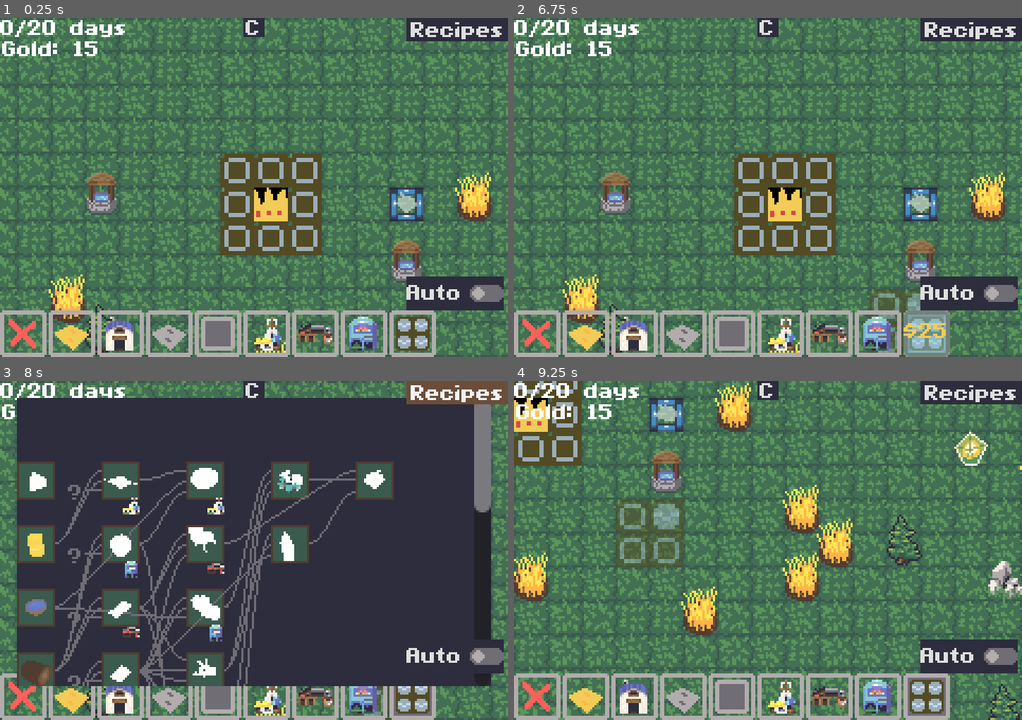
Above: before the commit, frames 1-4 (two rows, left to right).
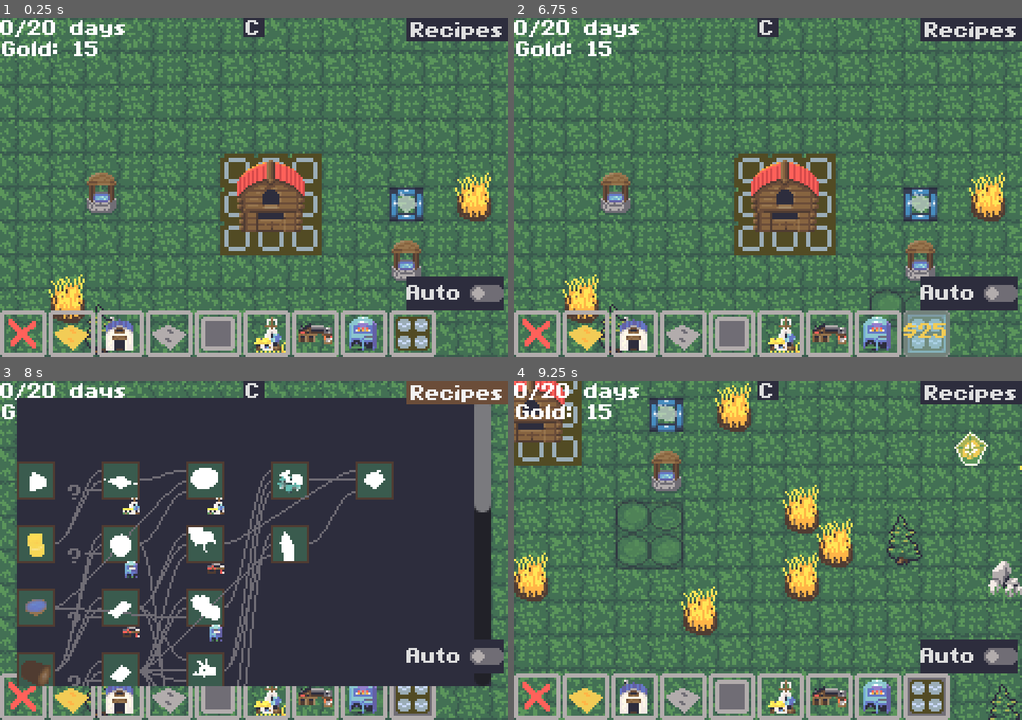
Above: after the commit, the same moments.

Repository: comfy-gamedev/ludum-dare-60
Game: Godot game, scene res://scenes/main/main.tscn
The game is run twice, just before and just after one commit, with the same random seed, the same clock (stepped at 60 frames per second) and the same inputs. The engine's default icon, where the game draws it, is replaced by a stand-in: a white triangle on a blue panel in a dark square.
Inputs (mouse positions are in pixels of both pictures, inside the frame that each line leads up to):
- Up to frame 1 (0.25 s): no input
- Up to frame 2 (6.75 s): click (539, 333) at 0.52 s; click (585, 333) at 1.27 s; click (635, 333) at 2.02 s; click (681, 333) at 2.77 s; click (732, 333) at 3.52 s; click (778, 333) at 4.27 s; click (828, 333) at 5.02 s; click (879, 333) at 5.77 s; click (925, 333) at 6.52 s
- Up to frame 3 (8 s): click "Recipes" at 7.25 s
- Up to frame 4 (9.25 s): move the mouse to (549, 479) at 8.02 s; hold D (pan_right) 8.03-8.78 s; hold Space (recenter) 8.03-8.78 s; click (549, 479) at 8.17 s; move the mouse to (549, 543) at 8.77 s; hold S (pan_down) from 8.78 s (still down); tap Tab (toggle_compendium) at 8.85 s; click (549, 543) at 8.92 s

The runs differ from the first frame. In frame 1, 2.3% of the frame differs, in the area x 46-60%, y 41-64%; in frame 2, 2.8%, in the area x 46-80%, y 41-99%; in frame 3, less than 0.1%; in frame 4, 2.6%.

Commit message:
Update factory.

Diff:
--- a/entities/buildings/factory/factory.gd
+++ b/entities/buildings/factory/factory.gd
@@ -7,7 +7,7 @@
 
 var items: Array[ItemInstance] = [null, null, null, null]
 
-@onready var sprites: Array[Sprite2D] = [
+@onready var sprites: Array[AnimatedSprite2D] = [
 	$SlotSprite0,
 	$SlotSprite1,
 	$SlotSprite2,
@@ -74,6 +74,12 @@
 	items[part] = item_inst
 
 	if items[0] and items[1] and items[2]:
+		for s in 3:
+			var spr = sprites[s]
+			spr.play("craft")
+		while sprites.front().is_playing():
+			await sprites.front().animation_finished
+		sprites.back().play("output")
 		items[3] = Cookbook.cook(Recipe.Workshop.FACTORY, [items[0], items[1], items[2]])
 		for i in 3:
 			if items[i].sprite:
@@ -107,9 +113,6 @@
 		for part in 4:
 			Main.current.building_add_part(self, _part_to_pos(part), part)
 
-	var has_result = items[3] != null
 	for part in 4:
-		var spr = sprites[posmod(part + grid_rot, 4)]
-		spr.frame = SLOT_OPEN if part < 3 and not has_result or part == 3 and has_result else SLOT_CLOSED
 		if items[part]:
 			items[part].require_sprite().position = Vector2(_part_to_pos(part)) * GridMetric.GRID_PX
--- a/entities/buildings/factory/factory.tscn
+++ b/entities/buildings/factory/factory.tscn
@@ -1,37 +1,42 @@
 [gd_scene format=3 uid="uid://qwy22yet3em5"]
 
 [ext_resource type="Script" uid="uid://deyns8y8x6uq3" path="res://entities/buildings/factory/factory.gd" id="1_838ka"]
-[ext_resource type="Texture2D" uid="uid://d082pk6q21lbm" path="res://entities/buildings/factory/factory.png" id="1_s3d1n"]
+[ext_resource type="SpriteFrames" uid="uid://d38csxte7sa77" path="res://entities/buildings/factory/input_slot_frames.tres" id="2_4c0lw"]
+[ext_resource type="Texture2D" uid="uid://datpgllnr7dxb" path="res://entities/buildings/factory/background.png" id="2_5dai4"]
+[ext_resource type="SpriteFrames" uid="uid://dary2jxuhhswh" path="res://entities/buildings/factory/output_slot_frames.tres" id="4_5dai4"]
 
 [node name="Factory" type="Node2D" unique_id=29687319]
 script = ExtResource("1_838ka")
 type_name = "Factory"
 
-[node name="SlotSprite0" type="Sprite2D" parent="." unique_id=454115154]
-position = Vector2(8, 8)
-scale = Vector2(2, 2)
-texture = ExtResource("1_s3d1n")
-hframes = 4
-vframes = 2
+[node name="BackgroundSprite2D" type="Sprite2D" parent="." unique_id=128320248]
+position = Vector2(0, -15)
+texture = ExtResource("2_5dai4")
+offset = Vector2(0, 16)
 
-[node name="SlotSprite1" type="Sprite2D" parent="." unique_id=835922612]
-position = Vector2(-8, 8)
-scale = Vector2(2, 2)
-texture = ExtResource("1_s3d1n")
-hframes = 4
-vframes = 2
+[node name="SlotSprite0" type="AnimatedSprite2D" parent="." unique_id=686979154]
+position = Vector2(8, 15)
+sprite_frames = ExtResource("2_4c0lw")
+autoplay = "default"
+offset = Vector2(0, -13)
 
-[node name="SlotSprite2" type="Sprite2D" parent="." unique_id=1929405179]
-position = Vector2(-8, -8)
-scale = Vector2(2, 2)
-texture = ExtResource("1_s3d1n")
-hframes = 4
-vframes = 2
+[node name="SlotSprite1" type="AnimatedSprite2D" parent="." unique_id=1985443160]
+position = Vector2(-8, 15)
+sprite_frames = ExtResource("2_4c0lw")
+autoplay = "default"
+offset = Vector2(0, -13)
 
-[node name="SlotSprite3" type="Sprite2D" parent="." unique_id=1534128979]
-position = Vector2(8, -8)
-scale = Vector2(2, 2)
-texture = ExtResource("1_s3d1n")
-hframes = 4
-vframes = 2
-frame = 2
+[node name="SlotSprite2" type="AnimatedSprite2D" parent="." unique_id=1538552590]
+position = Vector2(-8, -1)
+sprite_frames = ExtResource("2_4c0lw")
+autoplay = "default"
+offset = Vector2(0, -13)
+
+[node name="SlotSprite3" type="AnimatedSprite2D" parent="." unique_id=217491624]
+position = Vector2(8, -14)
+sprite_frames = ExtResource("4_5dai4")
+animation = &"output"
+autoplay = "default"
+frame = 16
+frame_progress = 1.0
+offset = Vector2(0, 6.5)
--- /dev/null
+++ b/entities/buildings/factory/input_slot_frames.tres
@@ -0,0 +1,92 @@
+[gd_resource type="SpriteFrames" format=3 uid="uid://d38csxte7sa77"]
+
+[ext_resource type="Texture2D" uid="uid://dofq364u17tsl" path="res://entities/buildings/factory/input_pillar.png" id="1_6qg04"]
+
+[sub_resource type="AtlasTexture" id="AtlasTexture_y8vao"]
+atlas = ExtResource("1_6qg04")
+region = Rect2(0, 0, 16, 28)
+
+[sub_resource type="AtlasTexture" id="AtlasTexture_d4wjn"]
+atlas = ExtResource("1_6qg04")
+region = Rect2(16, 0, 16, 28)
+
+[sub_resource type="AtlasTexture" id="AtlasTexture_h1ata"]
+atlas = ExtResource("1_6qg04")
+region = Rect2(32, 0, 16, 28)
+
+[sub_resource type="AtlasTexture" id="AtlasTexture_7qklp"]
+atlas = ExtResource("1_6qg04")
+region = Rect2(48, 0, 16, 28)
+
+[sub_resource type="AtlasTexture" id="AtlasTexture_boxe6"]
+atlas = ExtResource("1_6qg04")
+region = Rect2(64, 0, 16, 28)
+
+[sub_resource type="AtlasTexture" id="AtlasTexture_picbm"]
+atlas = ExtResource("1_6qg04")
+region = Rect2(80, 0, 16, 28)
+
+[sub_resource type="AtlasTexture" id="AtlasTexture_fsbie"]
+atlas = ExtResource("1_6qg04")
+region = Rect2(0, 0, 16, 28)
+
+[resource]
+animations = [{
+"frames": [{
+"duration": 1.0,
+"texture": SubResource("AtlasTexture_y8vao")
+}, {
+"duration": 1.0,
+"texture": SubResource("AtlasTexture_d4wjn")
+}, {
+"duration": 1.0,
+"texture": SubResource("AtlasTexture_h1ata")
+}, {
+"duration": 1.0,
+"texture": SubResource("AtlasTexture_7qklp")
+}, {
+"duration": 1.0,
+"texture": SubResource("AtlasTexture_boxe6")
+}, {
+"duration": 1.0,
+"texture": SubResource("AtlasTexture_picbm")
+}, {
+"duration": 1.0,
+"texture": SubResource("AtlasTexture_boxe6")
+}, {
+"duration": 1.0,
+"texture": SubResource("AtlasTexture_picbm")
+}, {
+"duration": 1.0,
+"texture": SubResource("AtlasTexture_boxe6")
+}, {
+"duration": 1.0,
+"texture": SubResource("AtlasTexture_picbm")
+}, {
+"duration": 1.0,
+"texture": SubResource("AtlasTexture_boxe6")
+}, {
+"duration": 1.0,
+"texture": SubResource("AtlasTexture_7qklp")
+}, {
+"duration": 1.0,
+"texture": SubResource("AtlasTexture_h1ata")
+}, {
+"duration": 1.0,
+"texture": SubResource("AtlasTexture_d4wjn")
+}, {
+"duration": 1.0,
+"texture": SubResource("AtlasTexture_y8vao")
+}],
+"loop": 0,
+"name": &"craft",
+"speed": 10.0
+}, {
+"frames": [{
+"duration": 1.0,
+"texture": SubResource("AtlasTexture_fsbie")
+}],
+"loop": 0,
+"name": &"default",
+"speed": 5.0
+}]
--- /dev/null
+++ b/entities/buildings/factory/output_slot_frames.tres
@@ -0,0 +1,142 @@
+[gd_resource type="SpriteFrames" format=3 uid="uid://dary2jxuhhswh"]
+
+[ext_resource type="Texture2D" uid="uid://bbkbdnpjew6qu" path="res://entities/buildings/factory/output_opening.png" id="1_1iuhh"]
+
+[sub_resource type="AtlasTexture" id="AtlasTexture_1iuhh"]
+atlas = ExtResource("1_1iuhh")
+region = Rect2(0, 0, 16, 13)
+
+[sub_resource type="AtlasTexture" id="AtlasTexture_c7g4o"]
+atlas = ExtResource("1_1iuhh")
+region = Rect2(0, 0, 16, 13)
+
+[sub_resource type="AtlasTexture" id="AtlasTexture_l1xjk"]
+atlas = ExtResource("1_1iuhh")
+region = Rect2(16, 0, 16, 13)
+
+[sub_resource type="AtlasTexture" id="AtlasTexture_s2t48"]
+atlas = ExtResource("1_1iuhh")
+region = Rect2(32, 0, 16, 13)
+
+[sub_resource type="AtlasTexture" id="AtlasTexture_myj4d"]
+atlas = ExtResource("1_1iuhh")
+region = Rect2(48, 0, 16, 13)
+
+[sub_resource type="AtlasTexture" id="AtlasTexture_jkw70"]
+atlas = ExtResource("1_1iuhh")
+region = Rect2(64, 0, 16, 13)
+
+[sub_resource type="AtlasTexture" id="AtlasTexture_11o3i"]
+atlas = ExtResource("1_1iuhh")
+region = Rect2(80, 0, 16, 13)
+
+[sub_resource type="AtlasTexture" id="AtlasTexture_oaabm"]
+atlas = ExtResource("1_1iuhh")
+region = Rect2(96, 0, 16, 13)
+
+[sub_resource type="AtlasTexture" id="AtlasTexture_mfvsh"]
+atlas = ExtResource("1_1iuhh")
+region = Rect2(112, 0, 16, 13)
+
+[sub_resource type="AtlasTexture" id="AtlasTexture_wlico"]
+atlas = ExtResource("1_1iuhh")
+region = Rect2(128, 0, 16, 13)
+
+[sub_resource type="AtlasTexture" id="AtlasTexture_8nxcj"]
+atlas = ExtResource("1_1iuhh")
+region = Rect2(112, 0, 16, 13)
+
+[sub_resource type="AtlasTexture" id="AtlasTexture_6nrlh"]
+atlas = ExtResource("1_1iuhh")
+region = Rect2(96, 0, 16, 13)
+
+[sub_resource type="AtlasTexture" id="AtlasTexture_wqkb3"]
+atlas = ExtResource("1_1iuhh")
+region = Rect2(80, 0, 16, 13)
+
+[sub_resource type="AtlasTexture" id="AtlasTexture_8wke3"]
+atlas = ExtResource("1_1iuhh")
+region = Rect2(64, 0, 16, 13)
+
+[sub_resource type="AtlasTexture" id="AtlasTexture_wpd73"]
+atlas = ExtResource("1_1iuhh")
+region = Rect2(48, 0, 16, 13)
+
+[sub_resource type="AtlasTexture" id="AtlasTexture_jdsy6"]
+atlas = ExtResource("1_1iuhh")
+region = Rect2(32, 0, 16, 13)
+
+[sub_resource type="AtlasTexture" id="AtlasTexture_o5iuw"]
+atlas = ExtResource("1_1iuhh")
+region = Rect2(16, 0, 16, 13)
+
+[sub_resource type="AtlasTexture" id="AtlasTexture_3tni4"]
+atlas = ExtResource("1_1iuhh")
+region = Rect2(0, 0, 16, 13)
+
+[resource]
+animations = [{
+"frames": [{
+"duration": 1.0,
+"texture": SubResource("AtlasTexture_1iuhh")
+}],
+"loop": 0,
+"name": &"default",
+"speed": 5.0
+}, {
+"frames": [{
+"duration": 1.0,
+"texture": SubResource("AtlasTexture_c7g4o")
+}, {
+"duration": 1.0,
+"texture": SubResource("AtlasTexture_l1xjk")
+}, {
+"duration": 1.0,
+"texture": SubResource("AtlasTexture_s2t48")
+}, {
+"duration": 1.0,
+"texture": SubResource("AtlasTexture_myj4d")
+}, {
+"duration": 1.0,
+"texture": SubResource("AtlasTexture_jkw70")
+}, {
+"duration": 1.0,
+"texture": SubResource("AtlasTexture_11o3i")
+}, {
+"duration": 1.0,
+"texture": SubResource("AtlasTexture_oaabm")
+}, {
+"duration": 1.0,
+"texture": SubResource("AtlasTexture_mfvsh")
+}, {
+"duration": 5.0,
+"texture": SubResource("AtlasTexture_wlico")
+}, {
+"duration": 1.0,
+"texture": SubResource("AtlasTexture_8nxcj")
+}, {
+"duration": 1.0,
+"texture": SubResource("AtlasTexture_6nrlh")
+}, {
+"duration": 1.0,
+"texture": SubResource("AtlasTexture_wqkb3")
+}, {
+"duration": 1.0,
+"texture": SubResource("AtlasTexture_8wke3")
+}, {
+"duration": 1.0,
+"texture": SubResource("AtlasTexture_wpd73")
+}, {
+"duration": 1.0,
+"texture": SubResource("AtlasTexture_jdsy6")
+}, {
+"duration": 1.0,
+"texture": SubResource("AtlasTexture_o5iuw")
+}, {
+"duration": 1.0,
+"texture": SubResource("AtlasTexture_3tni4")
+}],
+"loop": 0,
+"name": &"output",
+"speed": 10.0
+}]
--- a/entities/buildings/homebase/homebase.tscn
+++ b/entities/buildings/homebase/homebase.tscn
@@ -1,15 +1,11 @@
 [gd_scene format=3 uid="uid://xgk4sw8nurj8"]
 
 [ext_resource type="Script" uid="uid://cms8nwbv42ij7" path="res://entities/buildings/homebase/homebase.gd" id="1_hfr5c"]
-[ext_resource type="Texture2D" uid="uid://c3yyernxxl2g0" path="res://entities/buildings/homebase/homebase_center.png" id="1_xt1oo"]
 [ext_resource type="Texture2D" uid="uid://d082pk6q21lbm" path="res://entities/buildings/factory/factory.png" id="2_hfr5c"]
+[ext_resource type="Texture2D" uid="uid://ew4u6aa52qgt" path="res://entities/buildings/storage/barn.png" id="3_hfr5c"]
 
 [node name="Homebase" type="Node2D" unique_id=88169237]
 script = ExtResource("1_hfr5c")
-
-[node name="HomebaseCenter" type="Sprite2D" parent="." unique_id=2072700081]
-position = Vector2(8, 8)
-texture = ExtResource("1_xt1oo")
 
 [node name="SlotSprite0" type="Sprite2D" parent="." unique_id=127167537]
 position = Vector2(24, 24)
@@ -74,3 +70,8 @@
 hframes = 4
 vframes = 2
 frame = 2
+
+[node name="HomebaseCenter" type="Sprite2D" parent="." unique_id=2072700081]
+position = Vector2(8, 21)
+texture = ExtResource("3_hfr5c")
+offset = Vector2(0, -22)
Binary file added: entities/buildings/factory/background.png
Not shown, added: entities/buildings/factory/background.png.import
Binary file changed: entities/buildings/factory/input_pillar.aseprite
Binary file changed: entities/buildings/factory/input_pillar.png
Binary file changed: entities/buildings/factory/output_opening.aseprite
Binary file changed: entities/buildings/factory/output_opening.png
